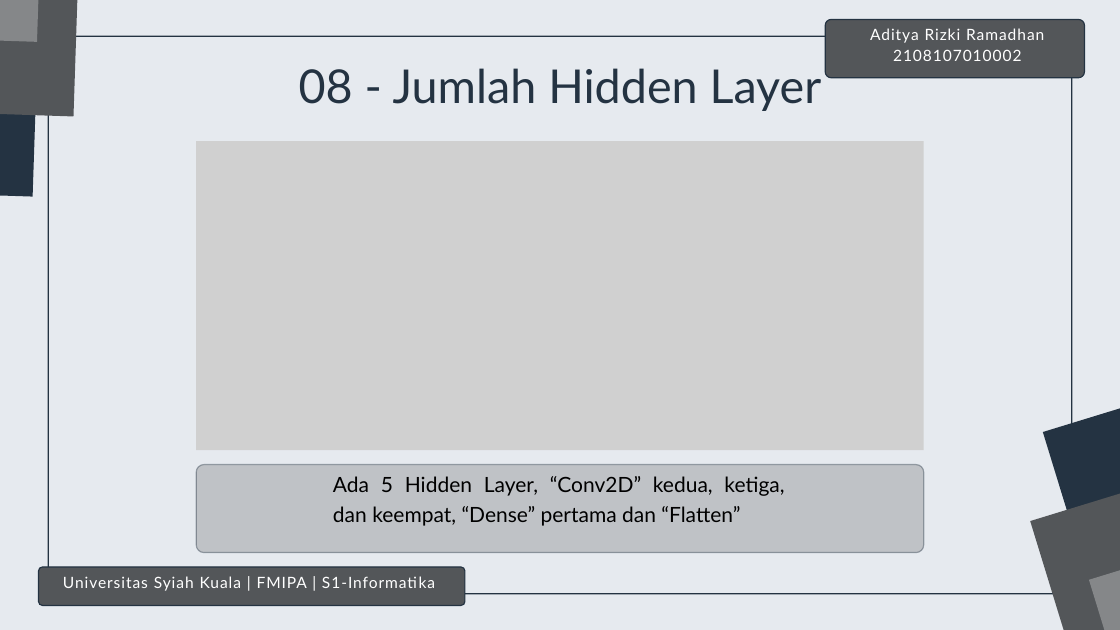
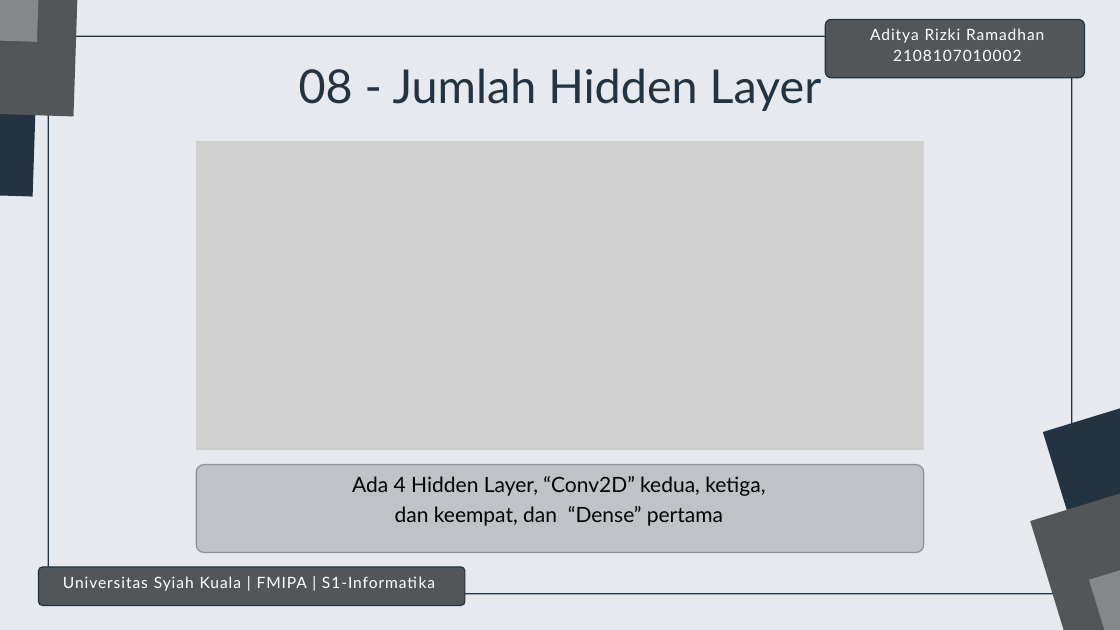
Before and after one commit to AditRizkii/Tugas-2-Kecerdasan-Artifisial-2108107010002, a slide deck: slide 7 of Tugas-2-Kecerdasan-Artifisial-2108107010002.pptx. Drawn at 1120x630 pixels with LibreOffice and Linux fonts; fonts in the diff are those of the drawing; grey boxes stand for pictures. Boxes give left, top, right and bottom in pixels: in the first picture for what was removed or moved away, otherwise in the second. Text is boxed around its words. In the diff, an @@ line names an element or a change of style, - is before the commit and + after.

```diff
--- a/Tugas-2-Kecerdasan-Artifisial-2108107010002.pptx
+++ b/Tugas-2-Kecerdasan-Artifisial-2108107010002.pptx
@@ text at (352,476,765,526): text changed @@
-Ada 5 Hidden Layer, “Conv2D” kedua, ketiga, dan keempat, “Dense” pertama dan “Flatten”
+Ada 4 Hidden Layer, “Conv2D” kedua, ketiga, dan keempat, dan “Dense” pertama
```
Also in this commit, not shown: 1 other slide changed.
